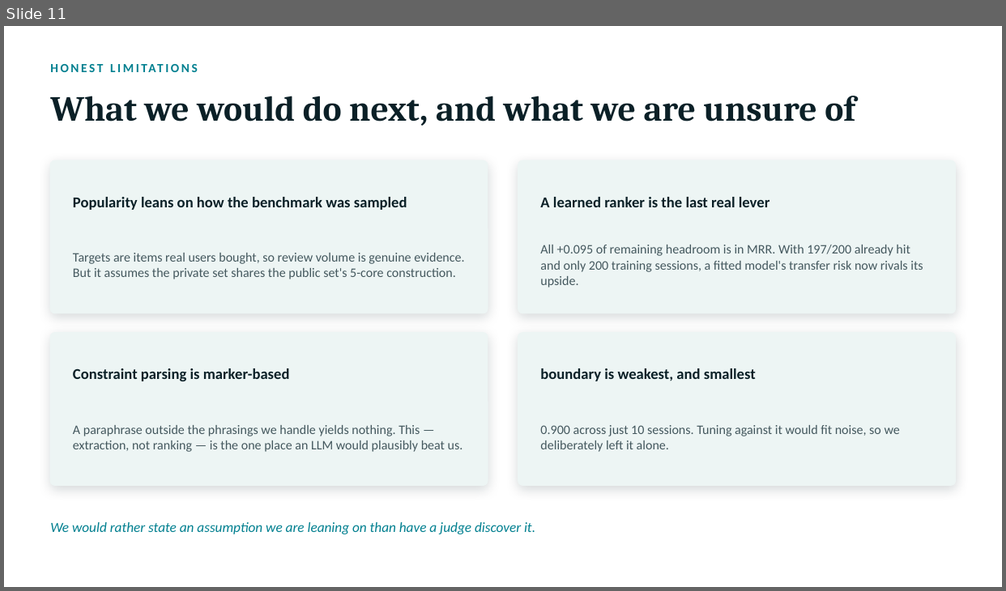
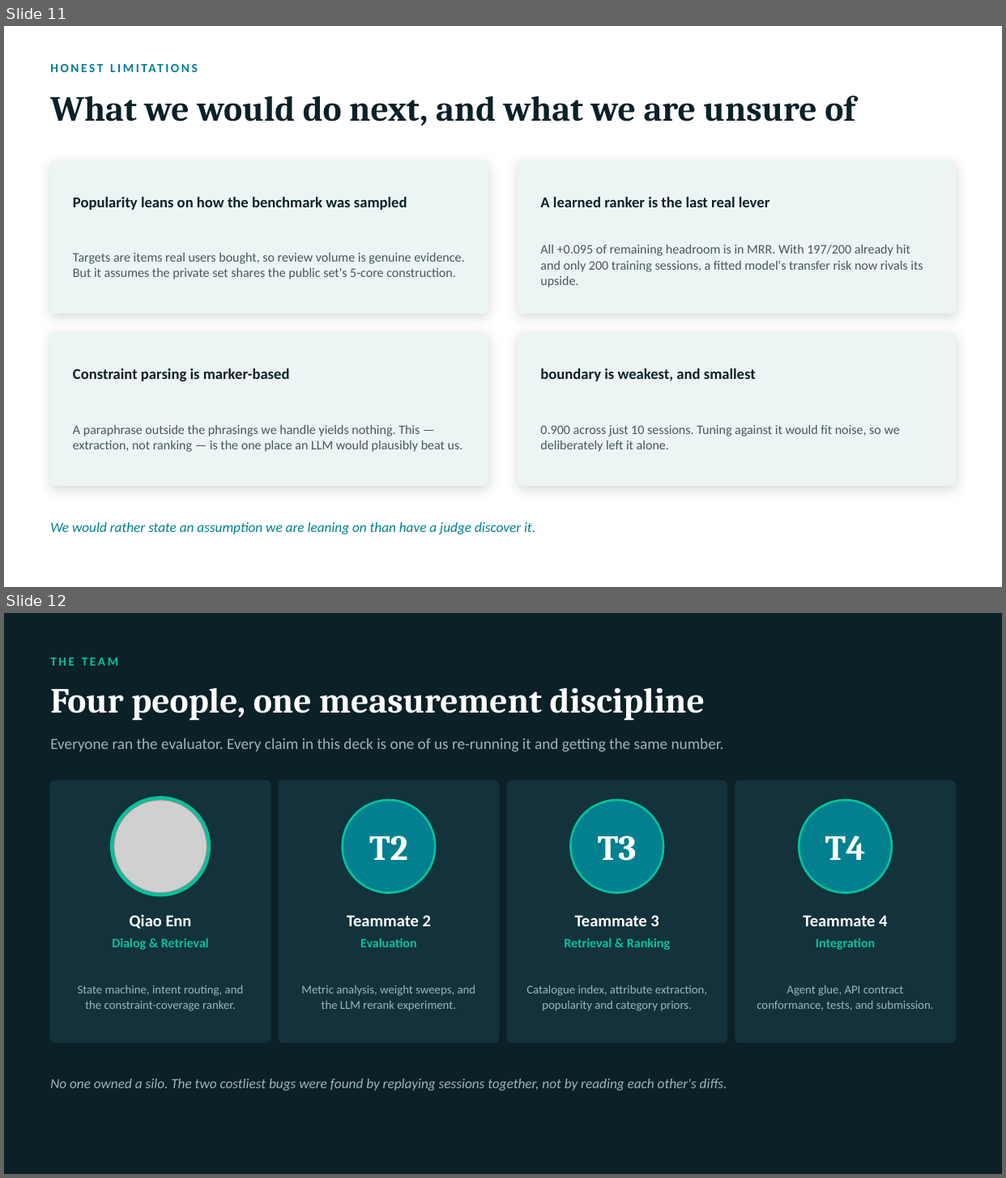
Before and after one commit to yongc0/nailong---TikTok-TechJam-2026, a slide deck: deck/nailong-shopping-copilot.pptx. Shown one above the other, each under a label of ours: slide 11 before the commit, slides 11 and 12 after it. The pictures are 1006x591 and 1006x1178 pixels, drawn with LibreOffice and Linux fonts; fonts in the diff are those of the drawing; grey boxes stand for pictures. Boxes give left, top, right and bottom in pixels: in the first picture for what was removed or moved away, otherwise in the second. Text is boxed around its words. In the diff, an @@ line names an element or a change of style, - is before the commit and + after.

Commit message:
Add team slide with photo-or-monogram avatars
New slide 12 (deck is now 13 slides): four cards, each with a circular
portrait, name, role, and the components that person owned.

Built so it never looks unfinished: a member whose photo file is absent
renders a monogram avatar (initials in a mint-ringed circle) instead of a
broken image, so photos can be added one at a time as they arrive. Verified
both paths render — a real photo is centre-cropped to a circle and given the
same mint ring as the monogram, so the row stays uniform either way.

Names and roles live in a TEAM array at the top of build_deck.js; editing
four lines and re-running the script is the whole workflow. Placeholder names
are in place for three members and MUST be replaced before recording.

Photo files are git-ignored — personal data does not belong in a public
repository — so each person adds their own locally. deck/photos/README.md
documents the naming and sizing.

```diff
--- a/deck/nailong-shopping-copilot.pptx
+++ b/deck/nailong-shopping-copilot.pptx
@@ slide 12 added at (x1=4, y1=613, x2=1002, y2=1174), background #0B2027 @@
@@ text added at (x1=50, y1=658, x2=118, y2=666), 12 pt, text #02C39A, bold @@
+THE TEAM
@@ text added at (x1=50, y1=688, x2=705, y2=721), 34 pt, text #FFFFFF, bold @@
+Four people, one measurement discipline
@@ text added at (x1=50, y1=738, x2=724, y2=752), 15 pt, text #9FB4B8 @@
+Everyone ran the evaluator. Every claim in this deck is one of us re-running it and getting the same number.
@@ rounded rectangle added at (x1=50, y1=781, x2=270, y2=1043), fill #13323B, outline #13323B 1 pt @@
@@ rounded rectangle added at (x1=279, y1=781, x2=499, y2=1043), fill #13323B, outline #13323B 1 pt @@
@@ rounded rectangle added at (x1=507, y1=781, x2=727, y2=1043), fill #13323B, outline #13323B 1 pt @@
@@ rounded rectangle added at (x1=735, y1=781, x2=956, y2=1043), fill #13323B, outline #13323B 1 pt @@
@@ ellipse added at (x1=111, y1=797, x2=211, y2=897), fill #02C39A, outline #02C39A 1 pt @@
@@ picture added at (x1=114, y1=800, x2=206, y2=893) @@
@@ ellipse added at (x1=343, y1=800, x2=435, y2=893), fill #028090, outline #02C39A 2 pt @@
@@ ellipse added at (x1=571, y1=800, x2=663, y2=893), fill #028090, outline #02C39A 2 pt @@
@@ ellipse added at (x1=799, y1=800, x2=892, y2=893), fill #028090, outline #02C39A 2 pt @@
@@ text added at (x1=369, y1=836, x2=408, y2=860), 34 pt, text #FFFFFF, bold @@
+T2
@@ text added at (x1=598, y1=836, x2=637, y2=861), 34 pt, text #FFFFFF, bold @@
+T3
@@ text added at (x1=825, y1=836, x2=866, y2=860), 34 pt, text #FFFFFF, bold @@
+T4
@@ text added at (x1=130, y1=914, x2=192, y2=929), 16 pt, text #FFFFFF, bold @@
+Qiao Enn
@@ text added at (x1=347, y1=915, x2=431, y2=926), 16 pt, text #FFFFFF, bold @@
+Teammate 2
@@ text added at (x1=575, y1=915, x2=658, y2=926), 16 pt, text #FFFFFF, bold @@
+Teammate 3
@@ text added at (x1=803, y1=915, x2=887, y2=926), 16 pt, text #FFFFFF, bold @@
+Teammate 4
@@ text added at (x1=112, y1=939, x2=209, y2=950), 12.5 pt, text #02C39A, bold @@
+Dialog & Retrieval
@@ text added at (x1=360, y1=939, x2=416, y2=948), 12.5 pt, text #02C39A, bold @@
+Evaluation
@@ text added at (x1=564, y1=939, x2=670, y2=950), 12.5 pt, text #02C39A, bold @@
+Retrieval & Ranking
@@ text added at (x1=816, y1=939, x2=875, y2=950), 12.5 pt, text #02C39A, bold @@
+Integration
@@ text added at (x1=78, y1=986, x2=244, y2=1012), 11.5 pt, text #9FB4B8 @@
+State machine, intent routing, and the constraint-coverage ranker.
@@ text added at (x1=301, y1=986, x2=476, y2=1012), 11.5 pt, text #9FB4B8 @@
+Metric analysis, weight sweeps, and the LLM rerank experiment.
@@ text added at (x1=526, y1=986, x2=707, y2=1012), 11.5 pt, text #9FB4B8 @@
+Catalogue index, attribute extraction, popularity and category priors.
@@ text added at (x1=756, y1=986, x2=934, y2=1011), 11.5 pt, text #9FB4B8 @@
+Agent glue, API contract conformance, tests, and submission.
@@ text added at (x1=50, y1=1079, x2=727, y2=1091), 13.5 pt, text #9FB4B8, italic @@
+No one owned a silo. The two costliest bugs were found by replaying sessions together, not by reading each other's diffs.
```
Also in this commit, not shown: 4 other files.
